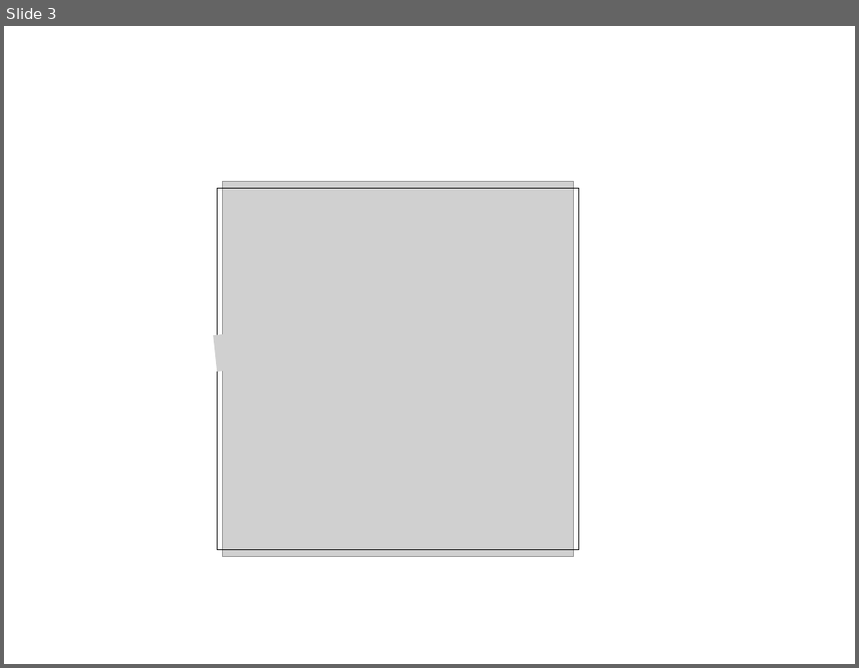
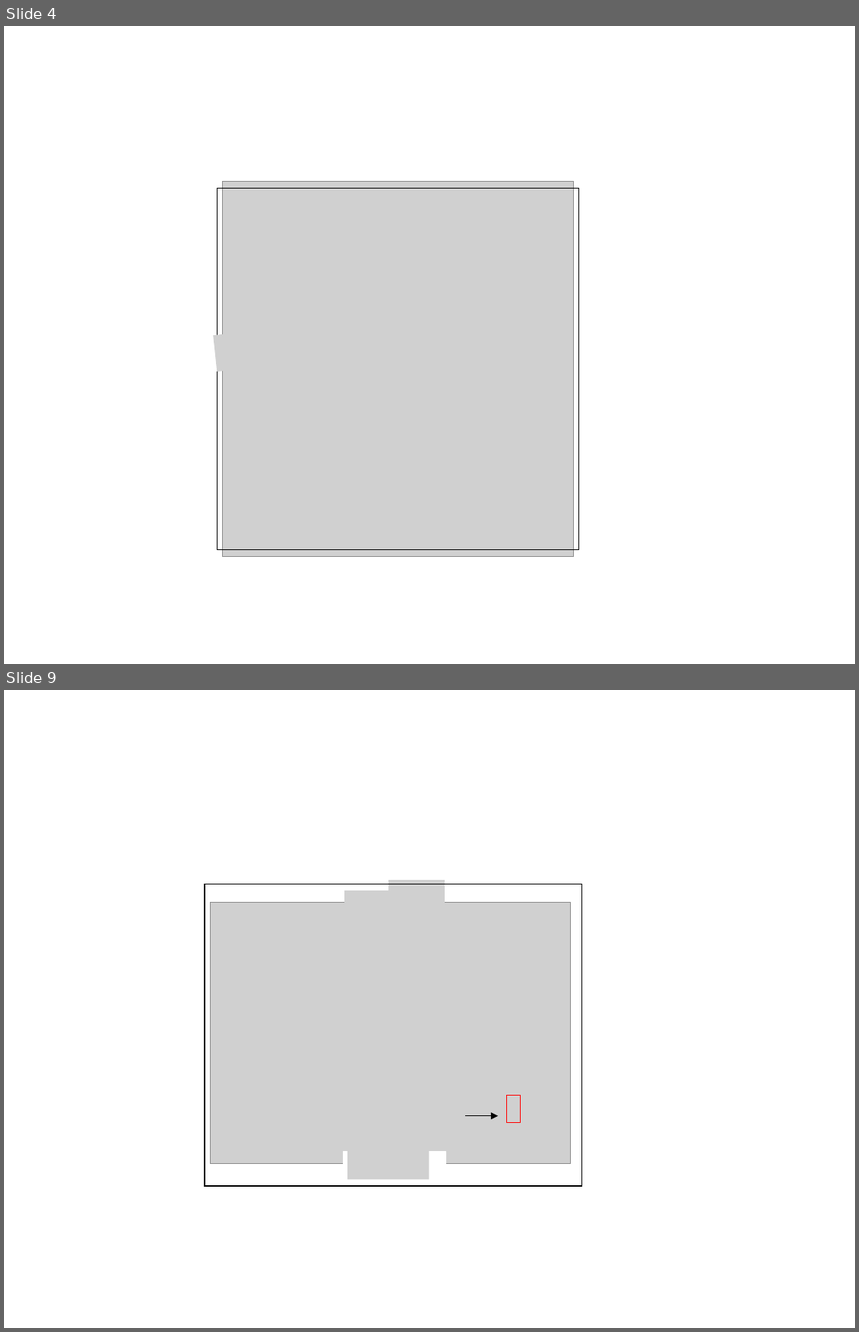
Before and after one commit to nakosai/skyrmion-ysr, a slide deck: Figures/Figures.pptx. Shown one above the other, each under a label of ours: slide 3 before the commit, slides 4 and 9 after it; the slides between them are not shown. The pictures are 859x668 and 859x1332 pixels, drawn with LibreOffice and Linux fonts; fonts in the diff are those of the drawing; grey boxes stand for pictures. Boxes give left, top, right and bottom in pixels: in the first picture for what was removed or moved away, otherwise in the second. Text is boxed around its words. In the diff, an @@ line names an element or a change of style, - is before the commit and + after.

```diff
--- a/Figures/Figures.pptx
+++ b/Figures/Figures.pptx
@@ slide 9 added at [4,690,855,1328], background #FFFFFF @@
@@ rectangle added at [205,884,582,1186], outline #000000 0.74 pt @@
@@ picture added at [344,891,393,912] @@
@@ picture added at [389,880,445,927] @@
@@ picture added at [210,903,571,1164] @@
@@ rectangle added at [506,1095,521,1122], outline #FF0000 0.75 pt @@
@@ arrow added from (465, 1116) to (499, 1116), #000000 0.75 pt @@
@@ picture added at [348,1143,430,1180] @@
@@ rectangle added at [344,1152,446,1179], fill #FFFFFF, outline #FFFFFF 0.75 pt @@
@@ what was slide 3 is now slide 4 @@
```
Also in this commit, not shown: 9 other slides added, 8 slides removed, 35 other files.
